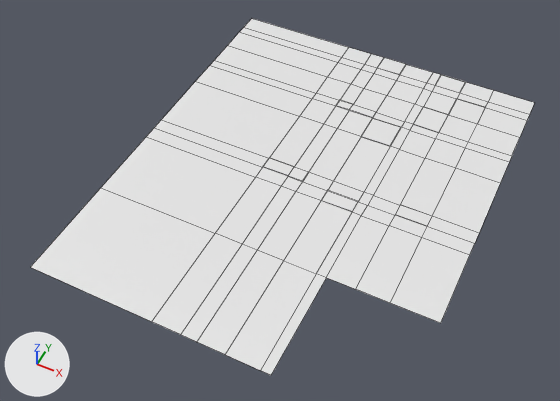
An edit to the FBX model Assets/_Core/3DModels/Props/Final/Wall_Floors/F_9x8.fbx, drawn before and after from the same camera.
Both versions are drawn from a 50 mm lens placed at (5.64, -15.93, 16.12), pointed at (-0.97, -2.72, -0.38). Lighting does not change. The marker at lower left points along +X, +Y and +Z. Mesh edges are drawn as thin lines. Materials are left out; every surface is plain grey. Where no turn or scale is listed for an object, it has been applied to the vertices. Vertices at the same position are counted once.

Objects in the first picture: 'F_9x8'.
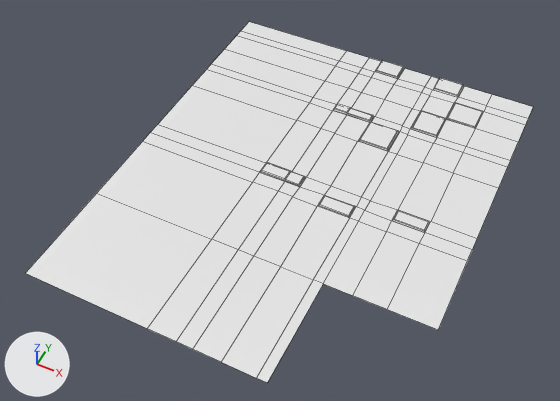
What changed in the scene script:
```text
Change me_mesh:
    used by ob_f_9x8; location = (-0.01, 0.21, 0.0)
    remove me_mesh.from_pydata(...)  # 155 vertices, 136 faces; spans x -5.54..4.49, y -8.19..4.0, z 0.0..0.03
    add me_mesh.from_pydata(...)  # 251 vertices, 227 faces; spans x -5.54..4.49, y -8.19..4.0, z -0.02..0.08
    me_mesh part 1
    41 vertices are removed from x -1.83..3.17, y -2.75..4.0, z 0.0..0.03
    67 faces are deleted
    4 vertices in x 2.25..3.17, y -2.31..3.4, z 0.0 move by (0.02, -0.02, 0.0)
    4 vertices in x -1.01..2.25, y -2.31..3.07, z 0.0 move by (-0.02, 0.01, 0.0)
    3 vertices in x -1.01..1.44, y 0.14..1.36, z 0.0 move by (-0.02, -0.02, 0.0)
    22 vertices move from x -0.56..3.17, y -2.75..4.0, z 0.0..0.03 to x -0.57..3.19, y -2.76..4.0, z -0.02..0.0
    137 vertices are added at x -1.84..3.17, y -2.74..4.0, z -0.02..0.08
    158 new faces join them
Change ob_f_9x8:
    ob_f_9x8.location: (-0.01, 0.21, 0.0) -> (0.0, 0.0, 0.0)
```

Boxes (x1, y1, x2, y2) around the edits, measured in the pictures (560 x 401 px):
'F_9x8', reshaped, moved: before (31, 19, 534, 375); after (26, 22, 533, 383)
part 1 of me_mesh, built on: before (147, 54, 530, 277); after (143, 58, 528, 284)
